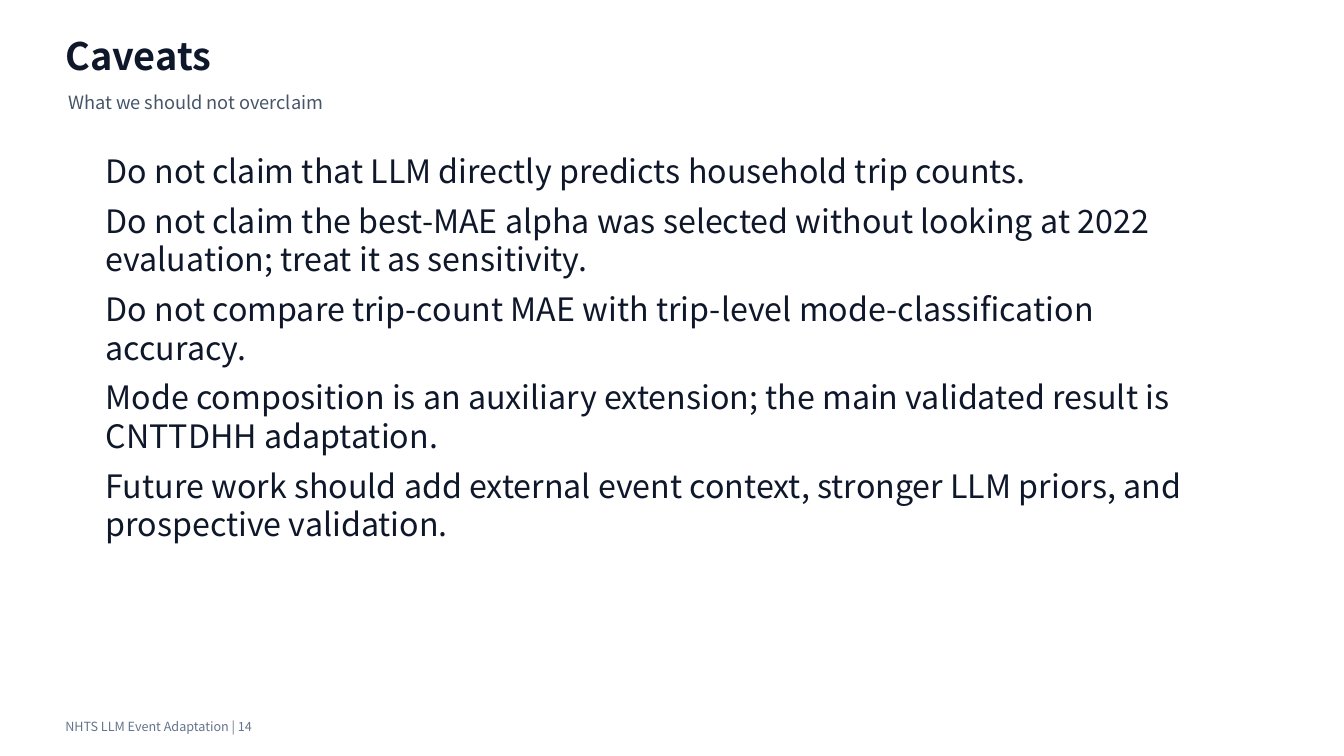
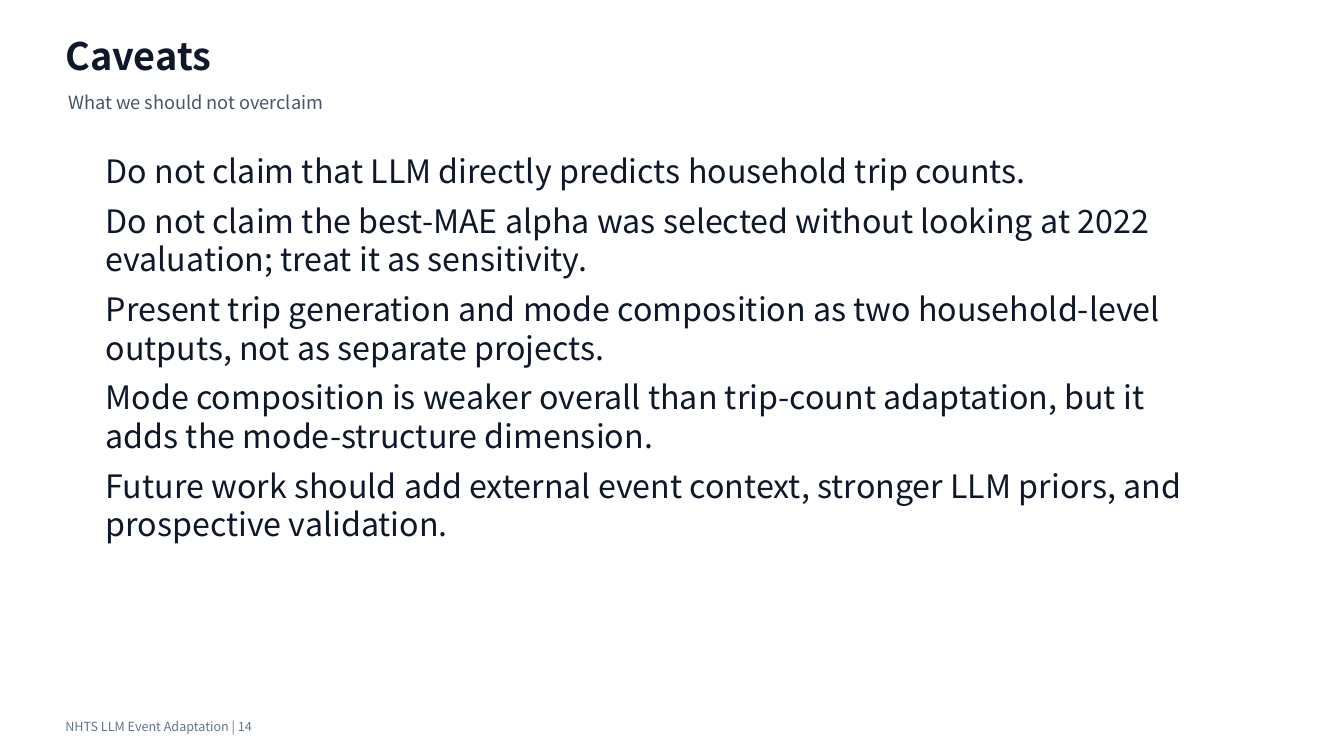
Before and after one commit to Lrving-code/NHTS-Travel-Prediction, a slide deck: slide 14 of outputs/final_project/NHTS_LLM_Event_Adaptation_Optimized_Presentation.pptx. Drawn at 1344x756 pixels with LibreOffice and Linux fonts; fonts in the diff are those of the drawing. Boxes give left, top, right and bottom in pixels: in the first picture for what was removed or moved away, otherwise in the second. Text is boxed around its words. In the diff, an @@ line names an element or a change of style, - is before the commit and + after.

```diff
--- a/outputs/final_project/NHTS_LLM_Event_Adaptation_Optimized_Presentation.pptx
+++ b/outputs/final_project/NHTS_LLM_Event_Adaptation_Optimized_Presentation.pptx
@@ text at box(106, 295, 1160, 449): text changed @@
-Do not compare trip-count MAE with trip-level mode-classification accuracy.
-Mode composition is an auxiliary extension; the main validated result is CNTTDHH adaptation.
+Present trip generation and mode composition as two household-level outputs, not as separate projects.
+Mode composition is weaker overall than trip-count adaptation, but it adds the mode-structure dimension.
```
Also in this commit, not shown: 7 other slides changed, 20 other files.
